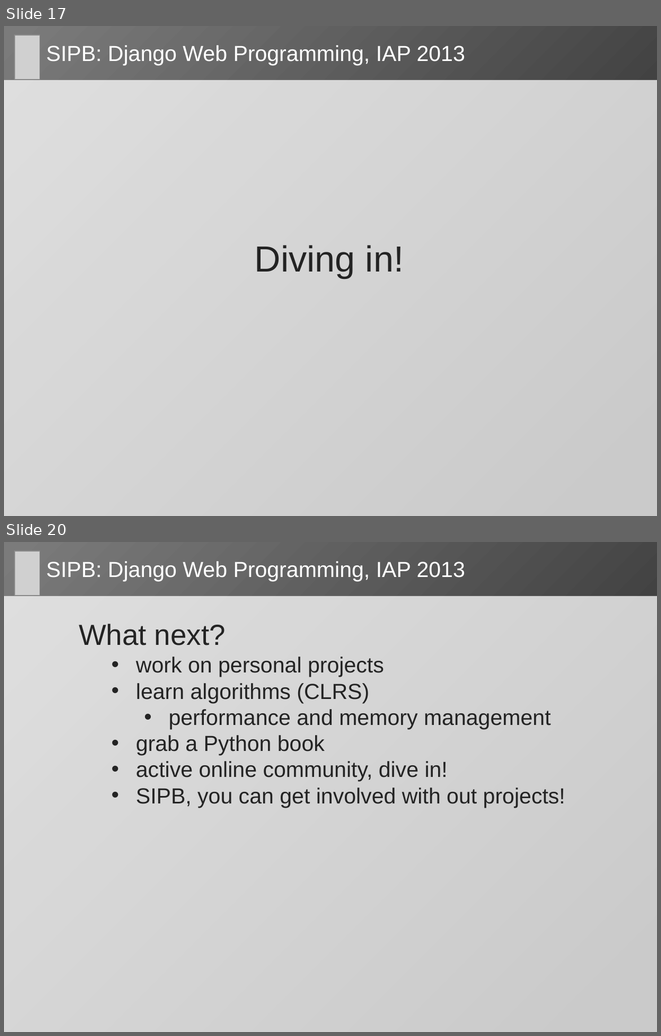
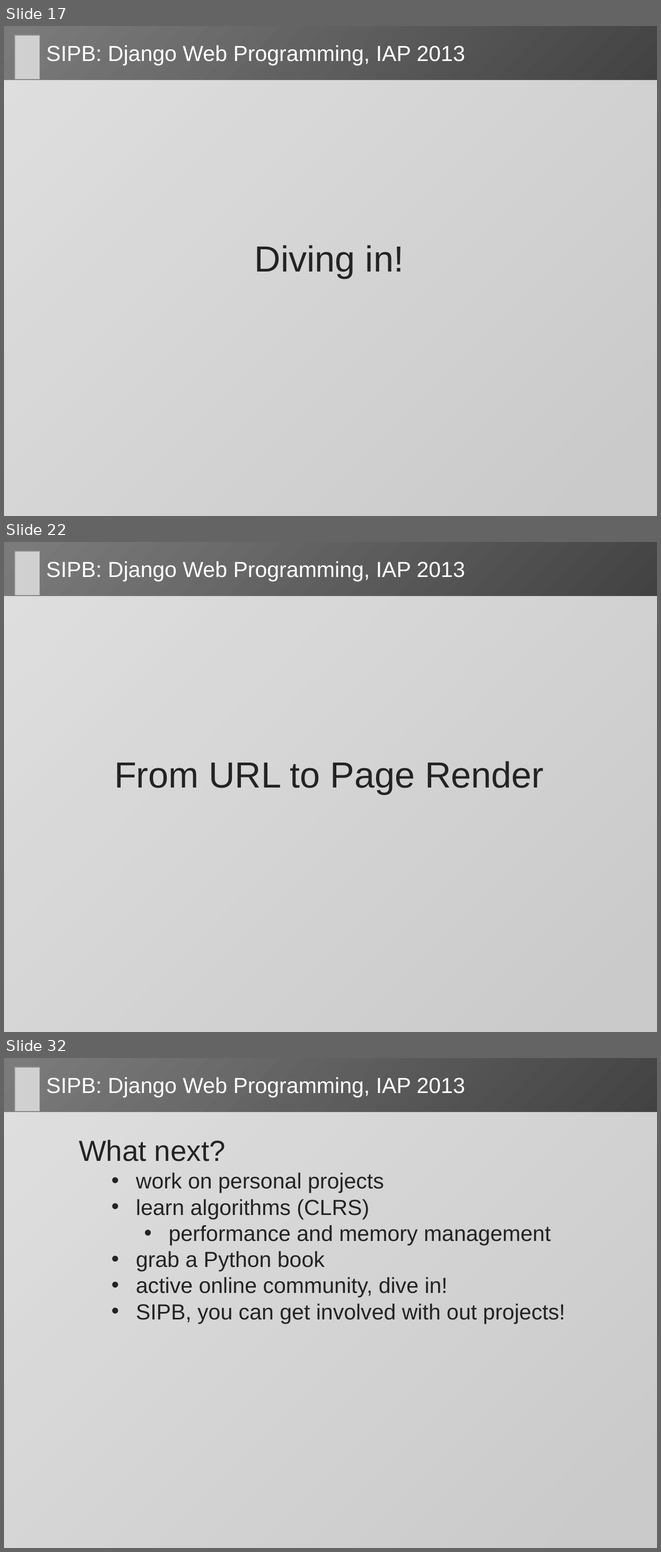
Before and after one commit to dlukeomalley/SIPB_django_class, a slide deck: slides/django_slides.pptx. Shown one above the other, each under a label of ours: slides 17 and 20 before the commit, slides 17, 22 and 32 after it; the slides between them are not shown. The pictures are 661x1036 and 661x1552 pixels, drawn with LibreOffice and Linux fonts; fonts in the diff are those of the drawing; grey boxes stand for pictures. Boxes give left, top, right and bottom in pixels: in the first picture for what was removed or moved away, otherwise in the second. Text is boxed around its words. In the diff, an @@ line names an element or a change of style, - is before the commit and + after.

```diff
--- a/slides/django_slides.pptx
+++ b/slides/django_slides.pptx
@@ slide 22 added at [4, 542, 657, 1032], background gradient #7B7B7B to #232323 @@
@@ picture added at [15, 551, 40, 596] @@
@@ title added at [46, 561, 465, 582], 24 pt, text #FFFFFF @@
+SIPB: Django Web Programming, IAP 2013
@@ rounded rectangle added at [4, 596, 657, 1032], fill #FFFFFF at 76% opacity @@
@@ text added at [114, 761, 544, 794], 40 pt, text #232323 @@
+From URL to Page Render
@@ what was slide 20 is now slide 32 @@
```
Also in this commit, not shown: 2 slides changed, 11 other slides added, 7 other files.
